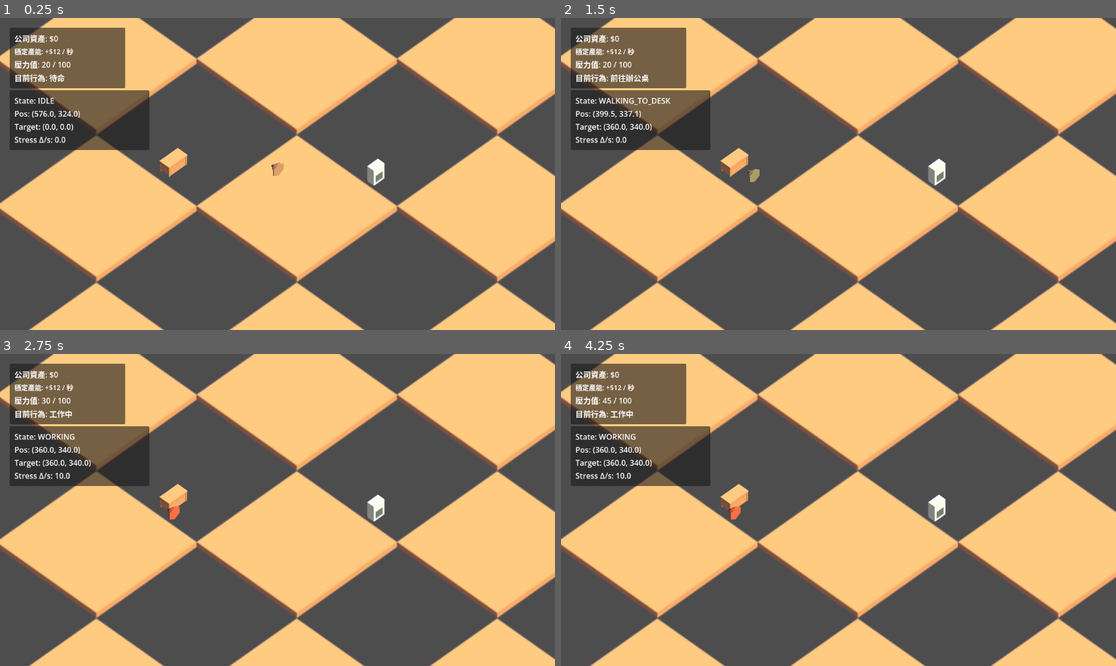
Above: before the commit, frames 1-4 (two rows, left to right).
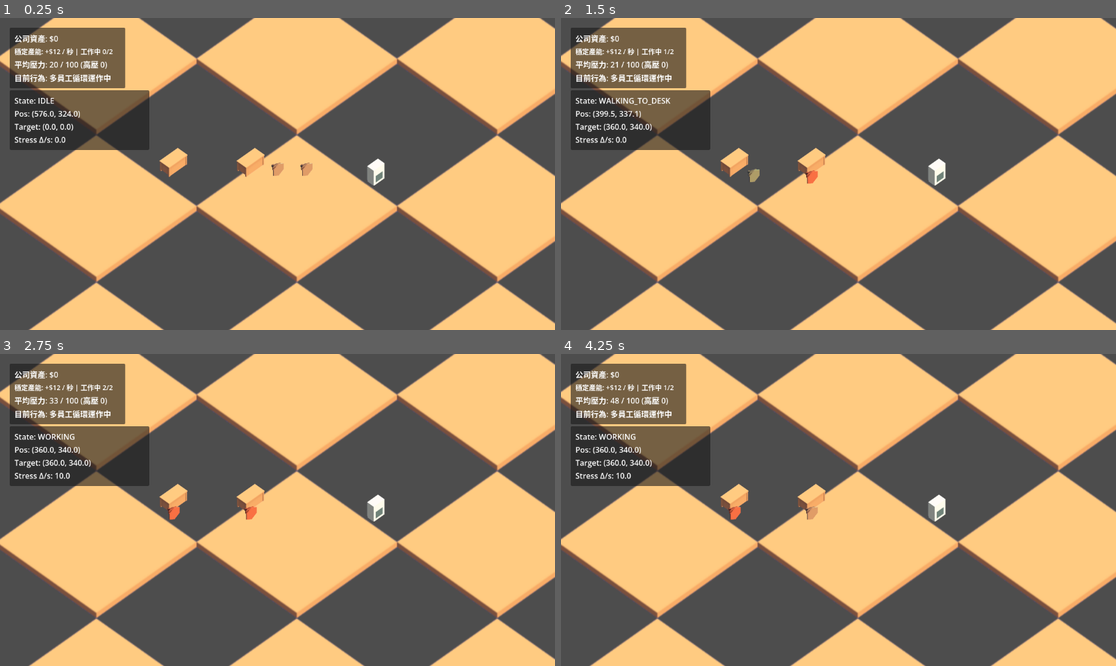
Above: after the commit, the same moments.

Repository: michaelchang-jpg/cs-tycoon
Game: Godot game, scene res://scenes/main.tscn
Two runs of this game, one before a commit and one after it. Both use one fixed random seed, a clock stepped at 60 frames per second and the inputs below.
Inputs:
- Up to frame 1 (0.25 s): no input
- Up to frame 2 (1.5 s): tap Enter at 0.5 s
- Up to frame 3 (2.75 s): tap Space at 2 s
- Up to frame 4 (4.25 s): tap Enter at 2.75 s; tap Space at 3.5 s

The runs differ from the first frame. In frame 1, 0.9% of the frame differs, in the area x 2-57%, y 9-52%; in frame 2, 0.9%; in frame 3, 0.9%; in frame 4, 0.8%.

Commit message:
feat: add two-employee scaffold with shared office loop
Continue autonomous progress without requiring repetitive review:\n- add DeskB and EmployeeB to scene for multi-agent baseline\n- refactor game manager to drive an employee array with per-agent cooldown\n- update UI to show aggregated workload/stress summary\n- sync roadmap and devlog with current milestone state\n\nCo-Authored-By: Dorothy <dorothy@openclaw.ai>

Diff:
--- a/scenes/main.tscn
+++ b/scenes/main.tscn
@@ -61,6 +61,20 @@
 [node name="ChairPosition" type="Marker2D" parent="World/Entities/Desk"]
 position = Vector2(0, 40)
 
+[node name="DeskB" type="Area2D" parent="World/Entities"]
+position = Vector2(520, 300)
+script = ExtResource("2_desk")
+
+[node name="CollisionShape2D" type="CollisionShape2D" parent="World/Entities/DeskB"]
+shape = SubResource("RectangleShape2D_desk_area")
+
+[node name="Sprite" type="Sprite2D" parent="World/Entities/DeskB"]
+scale = Vector2(0.5, 0.5)
+texture = ExtResource("5_desk")
+
+[node name="ChairPosition" type="Marker2D" parent="World/Entities/DeskB"]
+position = Vector2(0, 40)
+
 [node name="WaterCooler" type="Area2D" parent="World/Entities"]
 position = Vector2(780, 320)
 script = ExtResource("7_cooler_script")
@@ -91,6 +105,24 @@
 position = Vector2(0, -10)
 scale = Vector2(0.5, 0.5)
 texture = ExtResource("6_bear")
+
+[node name="EmployeeB" type="CharacterBody2D" parent="World/Entities"]
+position = Vector2(636, 324)
+script = ExtResource("1_employee")
+
+[node name="NavigationAgent2D" type="NavigationAgent2D" parent="World/Entities/EmployeeB"]
+path_desired_distance = 4.0
+target_desired_distance = 8.0
+radius = 12.0
+
+[node name="CollisionShape2D" type="CollisionShape2D" parent="World/Entities/EmployeeB"]
+shape = SubResource("RectangleShape2D_employee")
+
+[node name="Sprite" type="Sprite2D" parent="World/Entities/EmployeeB"]
+position = Vector2(0, -10)
+scale = Vector2(0.5, 0.5)
+texture = ExtResource("6_bear")
+modulate = Color(0.92, 1, 0.92, 1)
 
 [node name="UI" type="CanvasLayer" parent="."]
 
--- a/scripts/game_manager.gd
+++ b/scripts/game_manager.gd
@@ -1,7 +1,8 @@
 extends Node2D
 
-@onready var employee: Employee = $World/Entities/Employee
-@onready var desk: Desk = $World/Entities/Desk
+@onready var entities: Node2D = $World/Entities
+@onready var desk_a: Desk = $World/Entities/Desk
+@onready var desk_b: Desk = $World/Entities/DeskB
 @onready var water_cooler: WaterCooler = $World/Entities/WaterCooler
 
 @onready var money_label: Label = $UI/Control/PanelContainer/MarginContainer/VBoxContainer/MoneyLabel
@@ -10,30 +11,54 @@
 @onready var action_label: Label = $UI/Control/PanelContainer/MarginContainer/VBoxContainer/ActionLabel
 
 @onready var job_generator: JobGenerator = JobGenerator.new()
-var stats: EmployeeStats = EmployeeStats.new()
+var employee_stats: Dictionary = {}
+var employees: Array[Employee] = []
+var action_cooldowns: Dictionary = {}
 
 var total_money: int = 0
-var action_cooldown: float = 0.0
 
 func _ready() -> void:
 	randomize()
 	add_child(job_generator)
-	employee.setup_points(desk.get_chair_global_position(), water_cooler.get_stand_global_position())
-	employee.stress_changed.connect(_on_stress_changed)
-	employee.state_changed.connect(_on_state_changed)
-	stats.stress = employee.stress
+	_collect_employees()
+	_setup_employees()
 	_update_money(0.0)
-	_on_stress_changed(employee.stress)
-	_on_state_changed("待命")
+	_refresh_ui_summary()
 
 func _process(delta: float) -> void:
+	for employee in employees:
+		_update_employee_loop(employee, delta)
+
+	_refresh_ui_summary()
+
+func _collect_employees() -> void:
+	employees.clear()
+	for child in entities.get_children():
+		if child is Employee:
+			employees.append(child)
+
+func _setup_employees() -> void:
+	for i in employees.size():
+		var employee := employees[i]
+		var desk_pos := desk_a.get_chair_global_position()
+		if i % 2 == 1:
+			desk_pos = desk_b.get_chair_global_position()
+
+		employee.setup_points(desk_pos, water_cooler.get_stand_global_position())
+		employee.stress_changed.connect(_on_stress_changed.bind(employee))
+		employee.state_changed.connect(_on_state_changed.bind(employee))
+		employee_stats[employee] = EmployeeStats.new()
+		employee_stats[employee].stress = employee.stress
+		action_cooldowns[employee] = 0.0
+
+func _update_employee_loop(employee: Employee, delta: float) -> void:
 	if employee.current_state == Employee.State.IDLE:
-		action_cooldown += delta
-		if action_cooldown >= 0.5:
+		action_cooldowns[employee] += delta
+		if action_cooldowns[employee] >= 0.5:
 			employee.pick_next_action()
-			action_cooldown = 0.0
+			action_cooldowns[employee] = 0.0
 	else:
-		action_cooldown = 0.0
+		action_cooldowns[employee] = 0.0
 
 	if employee.current_state == Employee.State.WORKING:
 		var income := job_generator.get_income_per_second(employee.stress)
@@ -42,11 +67,34 @@
 func _update_money(add_amount: float) -> void:
 	total_money += int(add_amount)
 	money_label.text = "公司資產: $%d" % total_money
-	ticket_label.text = job_generator.get_label(employee.stress)
 
-func _on_stress_changed(value: float) -> void:
-	stats.stress = value
-	stress_label.text = "壓力值: %d / 100" % int(value)
+func _refresh_ui_summary() -> void:
+	if employees.is_empty():
+		ticket_label.text = "今日產能: --"
+		stress_label.text = "壓力值: --"
+		action_label.text = "目前行為: 無員工"
+		return
 
-func _on_state_changed(text: String) -> void:
-	action_label.text = "目前行為: %s" % text
+	var stress_sum := 0.0
+	var working_count := 0
+	var high_stress_count := 0
+
+	for employee in employees:
+		stress_sum += employee.stress
+		if employee.current_state == Employee.State.WORKING:
+			working_count += 1
+		if employee.stress >= employee.stress_to_drink_threshold:
+			high_stress_count += 1
+
+	var avg_stress := stress_sum / float(employees.size())
+	ticket_label.text = "%s | 工作中 %d/%d" % [job_generator.get_label(avg_stress), working_count, employees.size()]
+	stress_label.text = "平均壓力: %d / 100 (高壓 %d)" % [int(avg_stress), high_stress_count]
+	action_label.text = "目前行為: 多員工循環運作中"
+
+func _on_stress_changed(value: float, employee: Employee) -> void:
+	if employee_stats.has(employee):
+		employee_stats[employee].stress = value
+
+func _on_state_changed(_text: String, _employee: Employee) -> void:
+	# 狀態細節由 DebugOverlay 觀察；主 UI 顯示整體摘要
+	pass
Not shown, changed: DEVLOG.md
Not shown, changed: ROADMAP.md
